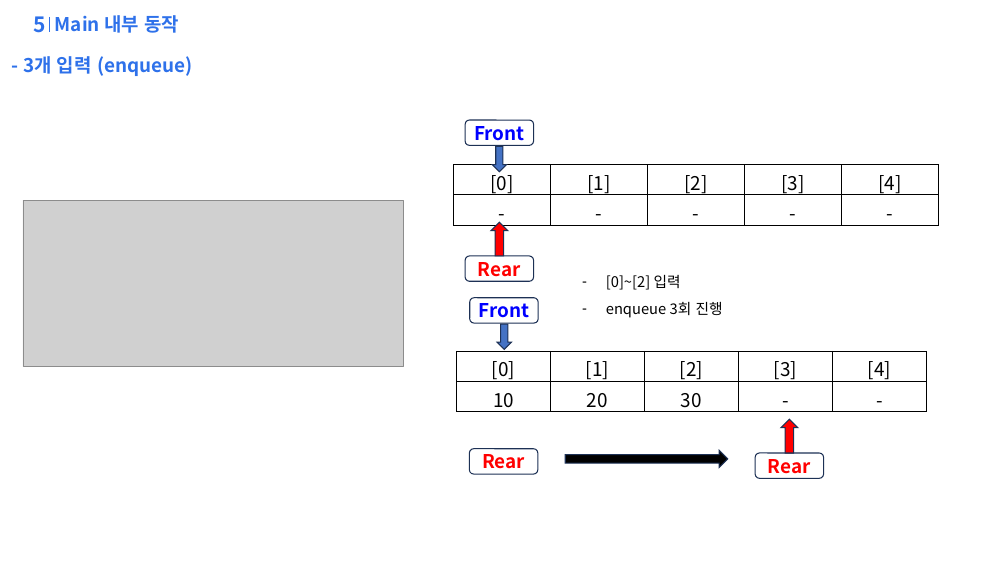
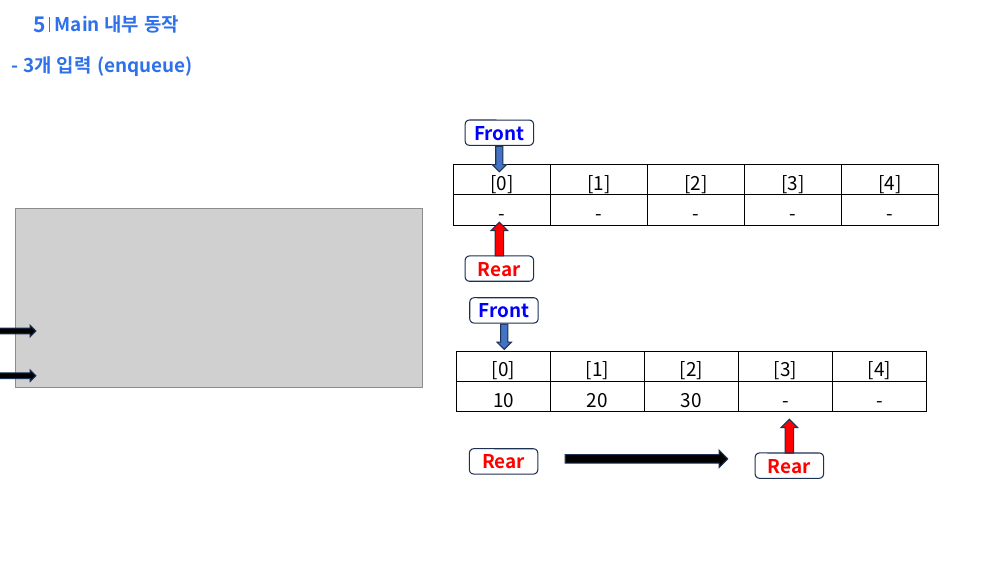
Before and after one commit to qfe051/L412_SelfTest_1_19, a slide deck: slide 7 of 21_c_study/example/ring_buf/ring_buffer_AI_enqueue.pptx. Drawn at 1008x567 pixels with LibreOffice and Linux fonts; fonts in the diff are those of the drawing; grey boxes stand for pictures; background and template pictures are left out. Boxes give left, top, right and bottom in pixels: in the first picture for what was removed or moved away, otherwise in the second. Text is boxed around its words. In the diff, an @@ line names an element or a change of style, - is before the commit and + after.

```diff
--- a/21_c_study/example/ring_buf/ring_buffer_AI_enqueue.pptx
+++ b/21_c_study/example/ring_buf/ring_buffer_AI_enqueue.pptx
@@ picture: place and size @@
-picture at [23, 200, 403, 367]
+picture at [15, 209, 423, 387]
@@ text removed at [606, 275, 723, 318] @@
-– [0]~[2] 입력
-– enqueue 3회 진행
@@ right arrow added at [0, 325, 36, 337], fill #000000, outline #1E3256 1 pt @@
@@ right arrow added at [0, 370, 36, 381], fill #000000, outline #1E3256 1 pt @@
```
Also in this commit, not shown: 5 other slides changed, 12 other files.
